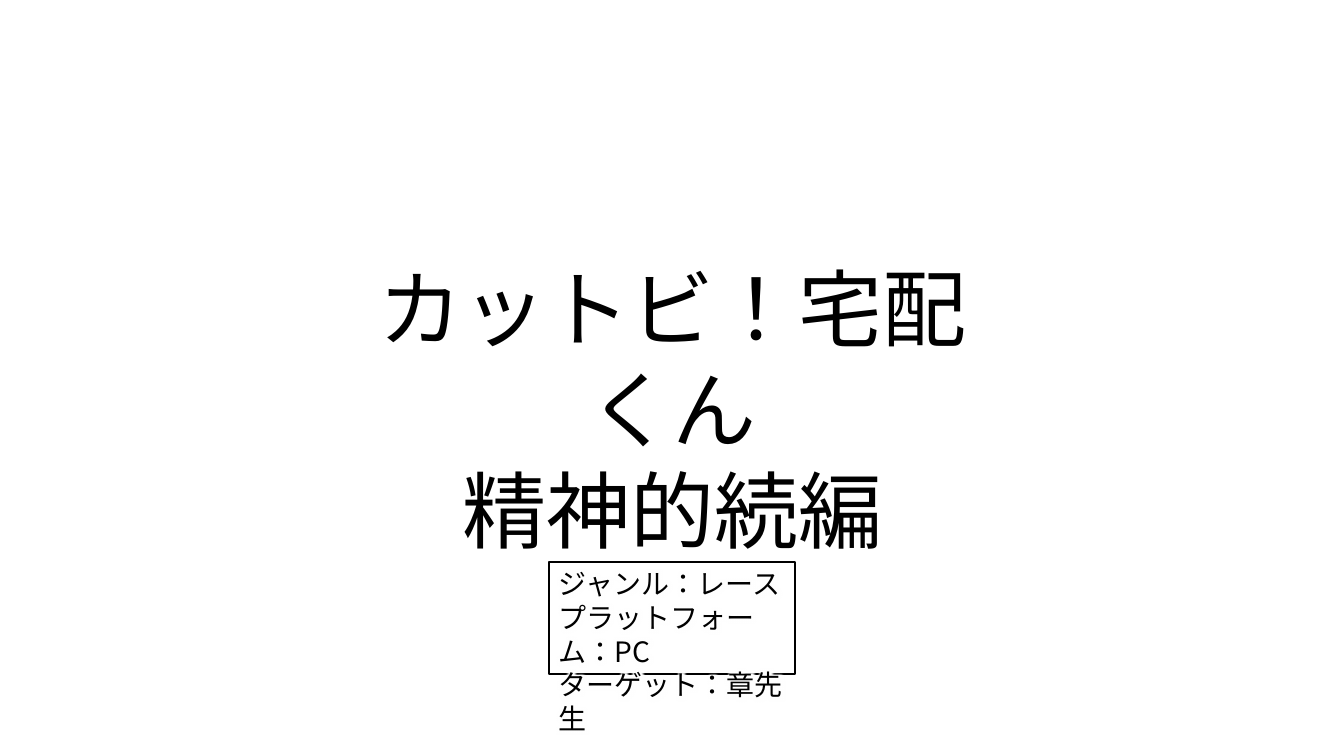
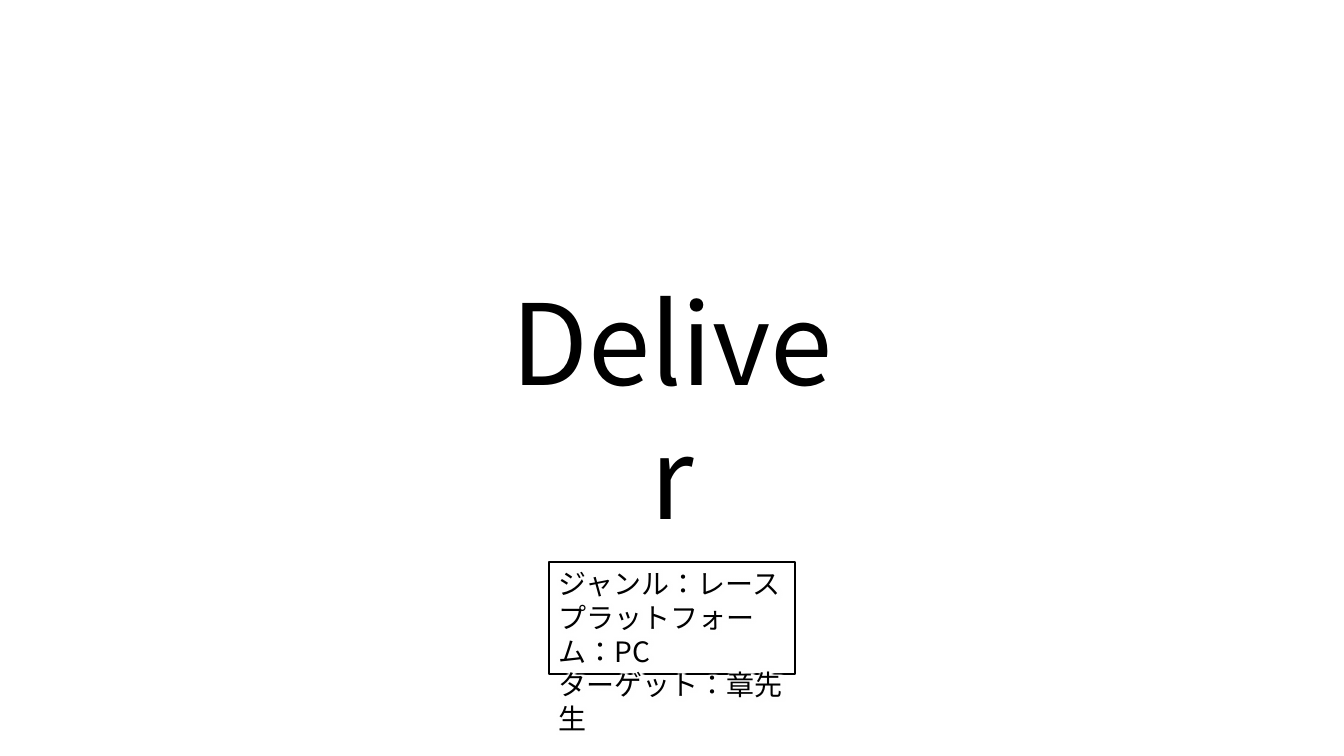
Before and after one commit to IbukiOkusada/GradProject, a slide deck: slide 1 of 企画書/カットビ企画書.pptx. Drawn at 1344x756 pixels with LibreOffice and Linux fonts; fonts in the diff are those of the drawing. Boxes give left, top, right and bottom in pixels: in the first picture for what was removed or moved away, otherwise in the second. Text is boxed around its words. In the diff, an @@ line names an element or a change of style, - is before the commit and + after.

```diff
--- a/企画書/カットビ企画書.pptx
+++ b/企画書/カットビ企画書.pptx
@@ text at bbox=[378, 269, 966, 563]: text changed; size 60 to 80 pt @@
-カットビ！宅配くん
-精神的続編
+Deliver
```
Also in this commit, not shown: 3 other slides changed, 1 slide added.
